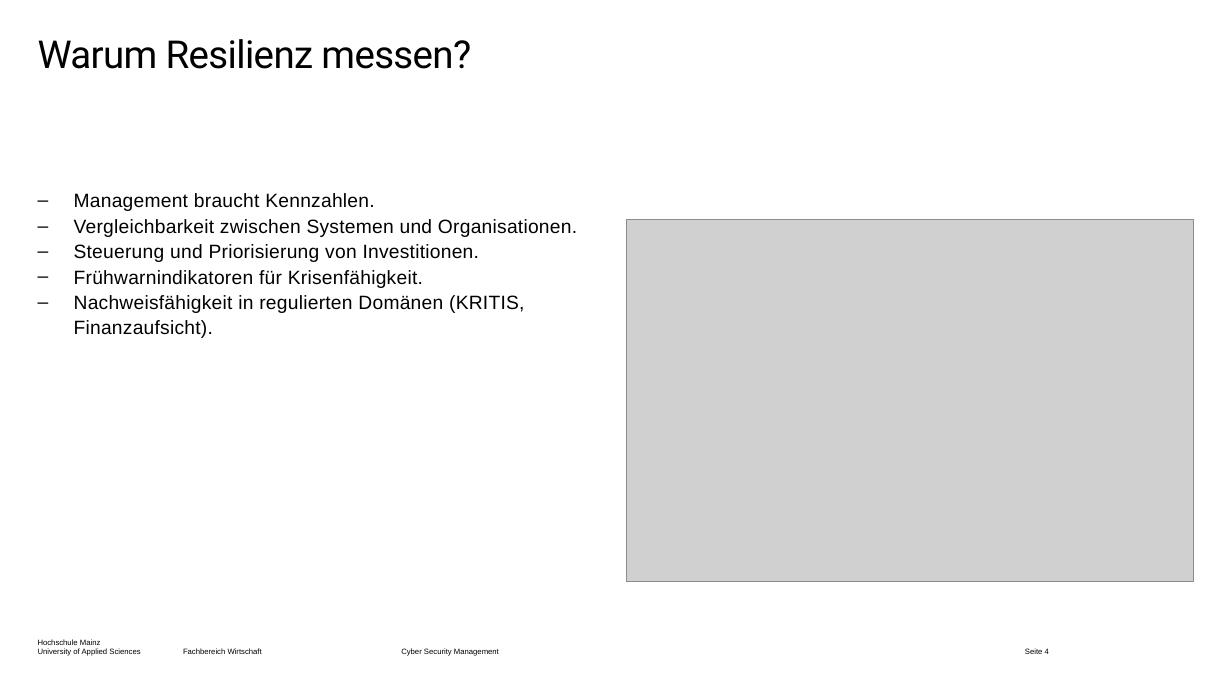
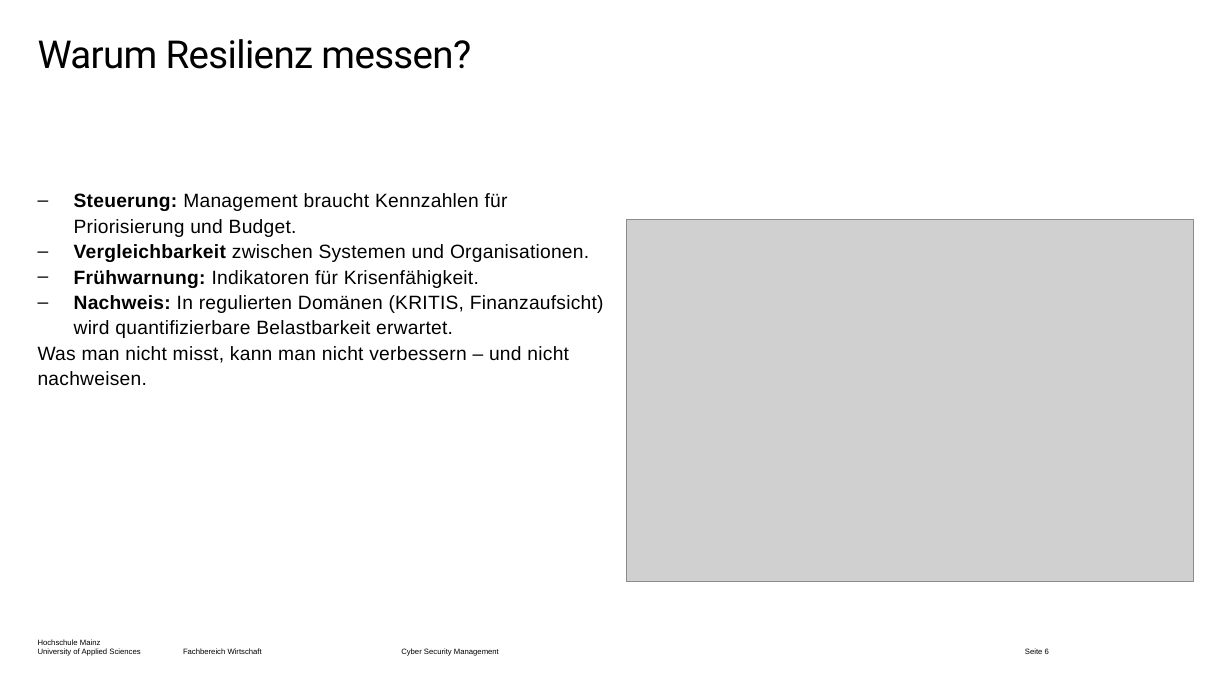
Before and after one commit to dlo-delphi/csm-cyber_resilienz-quarto, a slide deck: slide 6 of Präsentationen/Termin-02/_powerpoint/main.pptx (slide 4 before the commit). Drawn at 1232x693 pixels with LibreOffice and Linux fonts; fonts in the diff are those of the drawing; grey boxes stand for pictures; background and template pictures are left out. Boxes give left, top, right and bottom in pixels: in the first picture for what was removed or moved away, otherwise in the second. Text is boxed around its words. In the diff, an @@ line names an element or a change of style, - is before the commit and + after.

```diff
--- a/Präsentationen/Termin-02/_powerpoint/main.pptx
+++ b/Präsentationen/Termin-02/_powerpoint/main.pptx
@@ text at [74, 193, 508, 237]: text changed @@
-– Management braucht Kennzahlen.
+– Steuerung: Management braucht Kennzahlen für Priorisierung und Budget.
@@ text at [74, 244, 589, 262]: bold on in "Vergleichbarkeit" @@
@@ text at [38, 270, 604, 386]: text changed @@
-– Steuerung und Priorisierung von Investitionen.
-– Frühwarnindikatoren für Krisenfähigkeit.
-– Nachweisfähigkeit in regulierten Domänen (KRITIS, Finanzaufsicht).
+– Frühwarnung: Indikatoren für Krisenfähigkeit.
+– Nachweis: In regulierten Domänen (KRITIS, Finanzaufsicht) wird quantifizierbare Belastbarkeit erwartet.
+Was man nicht misst, kann man nicht verbessern – und nicht nachweisen.
@@ page number at [1025, 648, 1049, 654]: text changed @@
-Seite 4
+Seite 6
```
Also in this commit, not shown: 14 other slides changed, 5 slides added, 1 slide removed, 57 other files.
